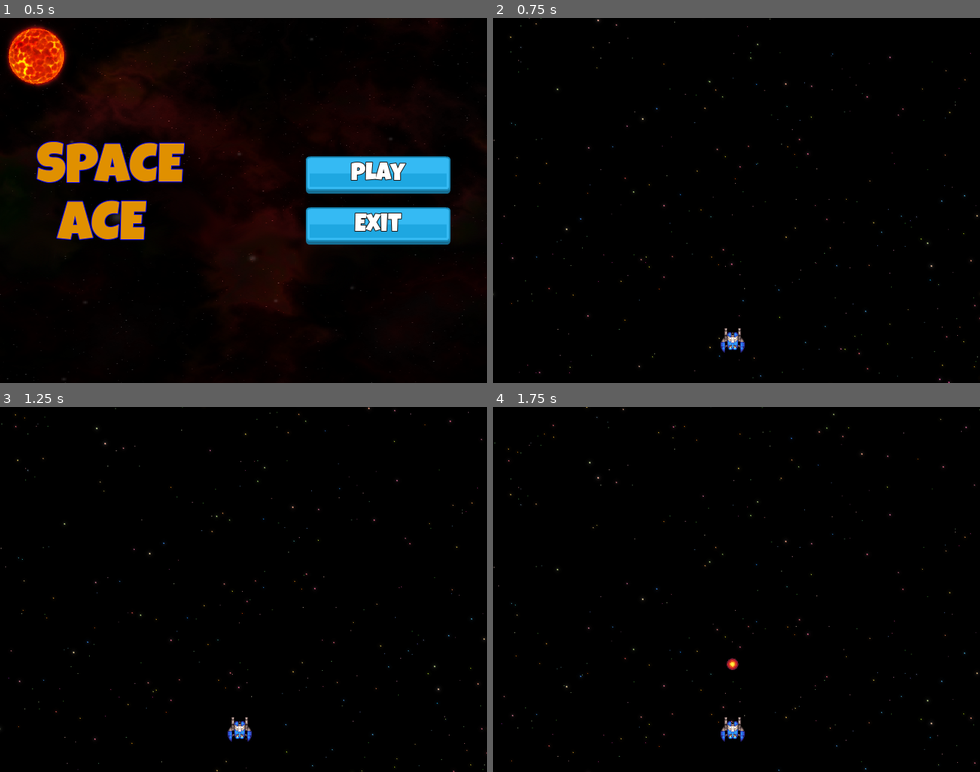
Above: before the commit, frames 1-4 (two rows, left to right).
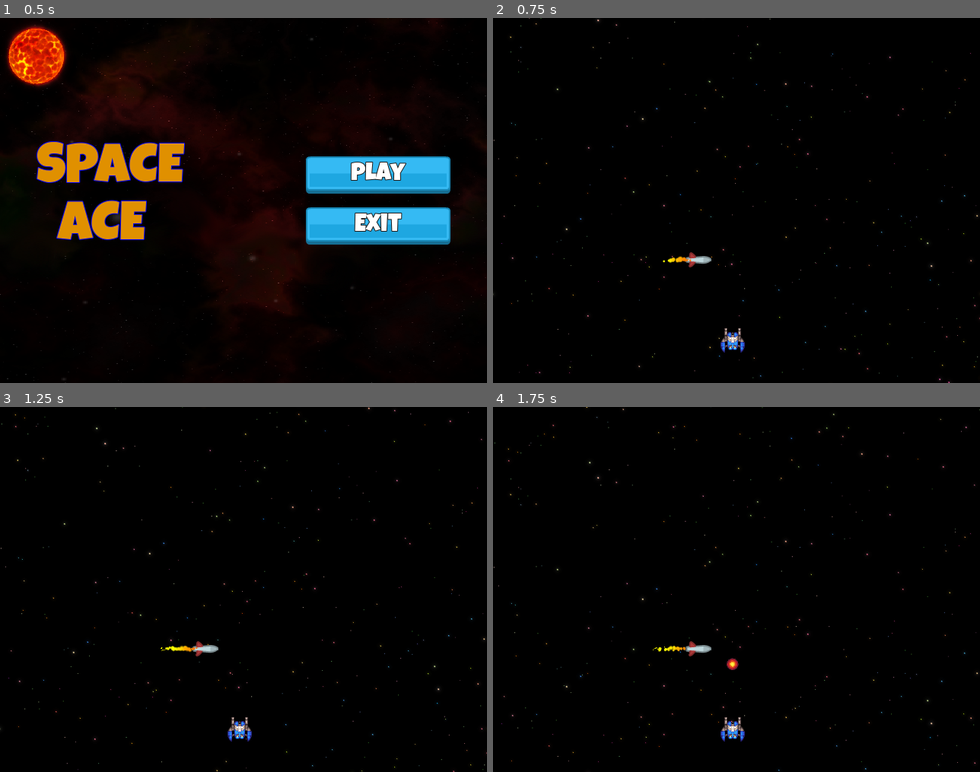
Above: after the commit, the same moments.

Repository: Babrakov/space-ace
Game: Godot game, scene res://Scenes/Main/Main.tscn
Same seed, same stepped clock (60 frames per second), same inputs: the game is played once before the commit and once after it.
Inputs:
- Up to frame 1 (0.5 s): no input
- Up to frame 2 (0.75 s): click "Play" at 0.5 s
- Up to frame 3 (1.25 s): no input
- Up to frame 4 (1.75 s): tap T (test) at 1.35 s

Frame 1 is identical in both runs. In frame 2, 0.2% of the frame differs, in the area x 34-45%, y 64-69%; in frame 3, 0.2%, in the area x 32-45%, y 64-69%; in frame 4, 0.2%.

Commit message:
Homing Missile

Diff:
--- /dev/null
+++ b/Scenes/HomingMissile/HomingMissile.tscn
@@ -0,0 +1,52 @@
+[gd_scene load_steps=7 format=3 uid="uid://gv08gcwcaelq"]
+
+[ext_resource type="PackedScene" uid="uid://bo58q6ywoxccr" path="res://Scenes/Projectile/Projectile.tscn" id="1_atcv3"]
+[ext_resource type="Texture2D" uid="uid://bqywi64wvxcqj" path="res://assets/lasers/spaceMissiles_040.png" id="2_028iy"]
+[ext_resource type="Texture2D" uid="uid://b0hlsmrvemel0" path="res://assets/misc/ParticleDot.png" id="3_m0p1j"]
+
+[sub_resource type="CapsuleShape2D" id="CapsuleShape2D_028iy"]
+radius = 5.0
+height = 34.0
+
+[sub_resource type="Curve" id="Curve_m0p1j"]
+_data = [Vector2(0, 0.543601), 0.0, 0.0, 0, 0, Vector2(0.218391, 1), 0.0, 0.0, 0, 0, Vector2(1, 0.0062288), 0.0, 0.0, 0, 0]
+point_count = 3
+
+[sub_resource type="Gradient" id="Gradient_m0p1j"]
+colors = PackedColorArray(1.7, 0.5, 0, 1, 2, 2, 0.04, 1)
+
+[node name="HomingMissile" instance=ExtResource("1_atcv3")]
+collision_layer = 4
+collision_mask = 3
+
+[node name="Sprite2D" parent="." index="0"]
+rotation = 1.5708
+texture = ExtResource("2_028iy")
+
+[node name="CollisionShape2D" parent="." index="1"]
+rotation = 1.5708
+shape = SubResource("CapsuleShape2D_028iy")
+
+[node name="OutOfTime" parent="." index="2"]
+life_s = 200.0
+
+[node name="CPUParticles2D" type="CPUParticles2D" parent="." index="4"]
+position = Vector2(-12, 0)
+rotation = 1.5708
+amount = 48
+texture = ExtResource("3_m0p1j")
+lifetime = 0.4
+explosiveness = 0.1
+lifetime_randomness = 0.1
+emission_shape = 1
+emission_sphere_radius = 2.0
+direction = Vector2(0, 1)
+spread = 3.0
+gravity = Vector2(0, 0)
+initial_velocity_min = 140.0
+initial_velocity_max = 180.0
+scale_amount_min = 0.1
+scale_amount_max = 0.3
+scale_amount_curve = SubResource("Curve_m0p1j")
+color = Color(1, 0.854902, 0.0235294, 1)
+color_ramp = SubResource("Gradient_m0p1j")
--- a/Scenes/Level/Level.tscn
+++ b/Scenes/Level/Level.tscn
@@ -6,6 +6,7 @@
 [ext_resource type="PackedScene" uid="uid://cs7twesq7bmwk" path="res://Scenes/Player/Player.tscn" id="3_4dwx7"]
 [ext_resource type="PackedScene" uid="uid://c8pkpg6y6ly4y" path="res://Scenes/ObjectMaker/ObjectMaker.tscn" id="4_k2uda"]
 [ext_resource type="AudioStream" uid="uid://t0l7khnjnye0" path="res://assets/sounds/loops/Mercury.wav" id="5_ksici"]
+[ext_resource type="PackedScene" uid="uid://gv08gcwcaelq" path="res://Scenes/HomingMissile/HomingMissile.tscn" id="7_8gphe"]
 
 [node name="Level" type="Node2D"]
 script = ExtResource("1_ksici")
@@ -23,3 +24,6 @@
 stream = ExtResource("5_ksici")
 volume_db = -10.0
 autoplay = true
+
+[node name="HomingMissile" parent="." instance=ExtResource("7_8gphe")]
+position = Vector2(270, 318)
Not shown: 1 places in Scenes/Level/Level.tscn that only renumber resources
